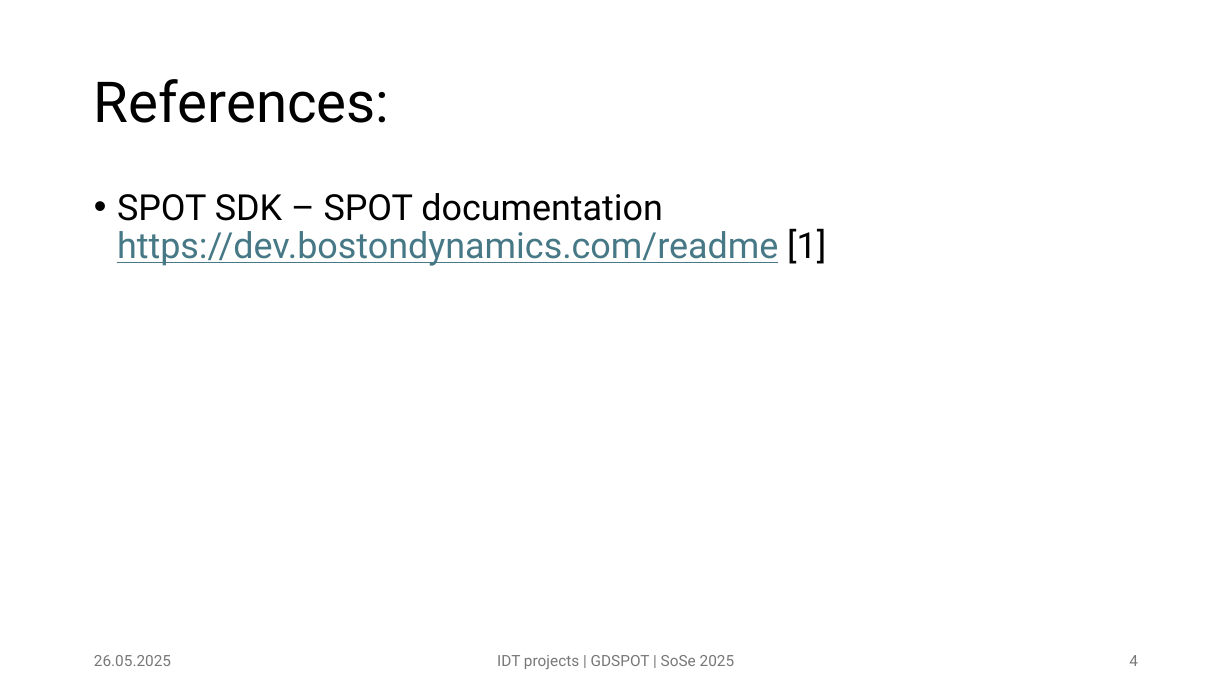
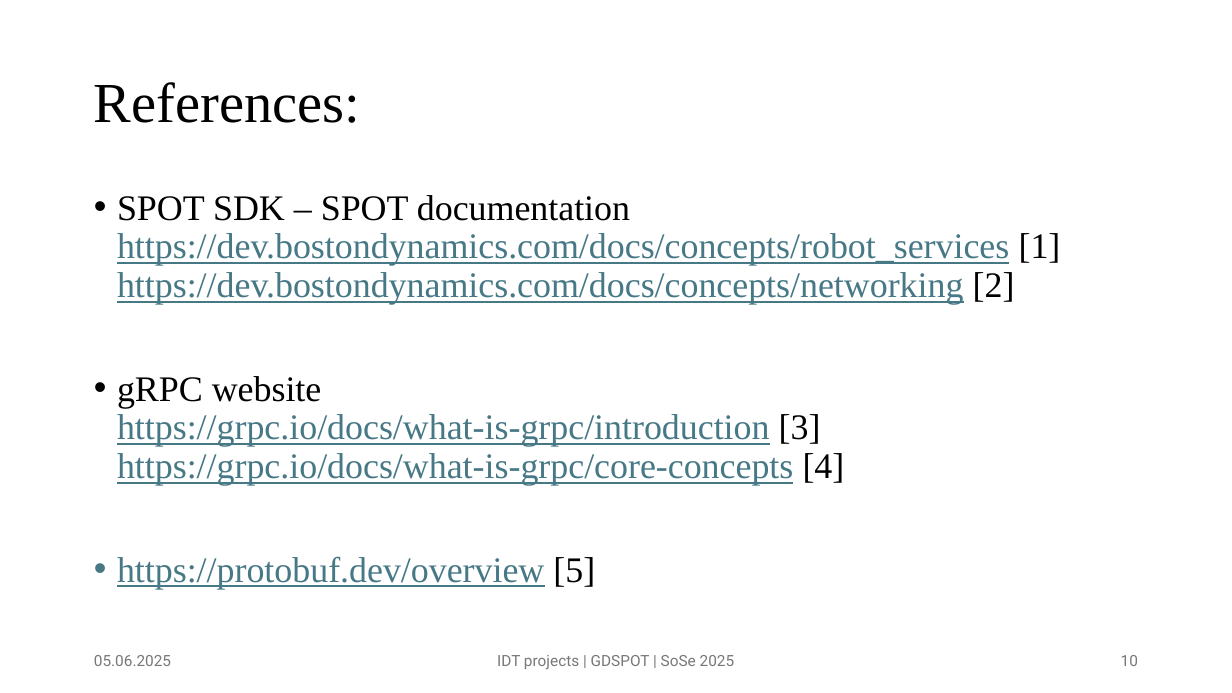
Before and after one commit to abhishekdilippatil/spot-sdk, a slide deck: slide 10 of presentations/SPOT presentation 02.pptx (slide 4 before the commit). Drawn at 1232x693 pixels with LibreOffice and Linux fonts; fonts in the diff are those of the drawing. Boxes give left, top, right and bottom in pixels: in the first picture for what was removed or moved away, otherwise in the second. Text is boxed around its words. In the diff, an @@ line names an element or a change of style, - is before the commit and + after.

```diff
--- a/presentations/SPOT presentation 02.pptx
+++ b/presentations/SPOT presentation 02.pptx
@@ title "References:" at (94,82,360,123): font Roboto to Times New Roman @@
@@ text at (117,195,1061,589): text changed; font Roboto to Times New Roman @@
-• SPOT SDK – SPOT documentation https://dev.bostondynamics.com/readme [1]
+• SPOT SDK – SPOT documentation
+  https://dev.bostondynamics.com/docs/concepts/robot_services [1]
+  https://dev.bostondynamics.com/docs/concepts/networking [2]
+• gRPC website
+  https://grpc.io/docs/what-is-grpc/introduction [3]
+  https://grpc.io/docs/what-is-grpc/core-concepts [4]
+• https://protobuf.dev/overview [5]
@@ text at (94,655,171,666): text changed @@
-26.05.2025
+05.06.2025
@@ page number at (1121,655,1138,666): text changed @@
-4
+10
```
Also in this commit, not shown: 3 other slides changed, 6 slides added, 3 other files.
